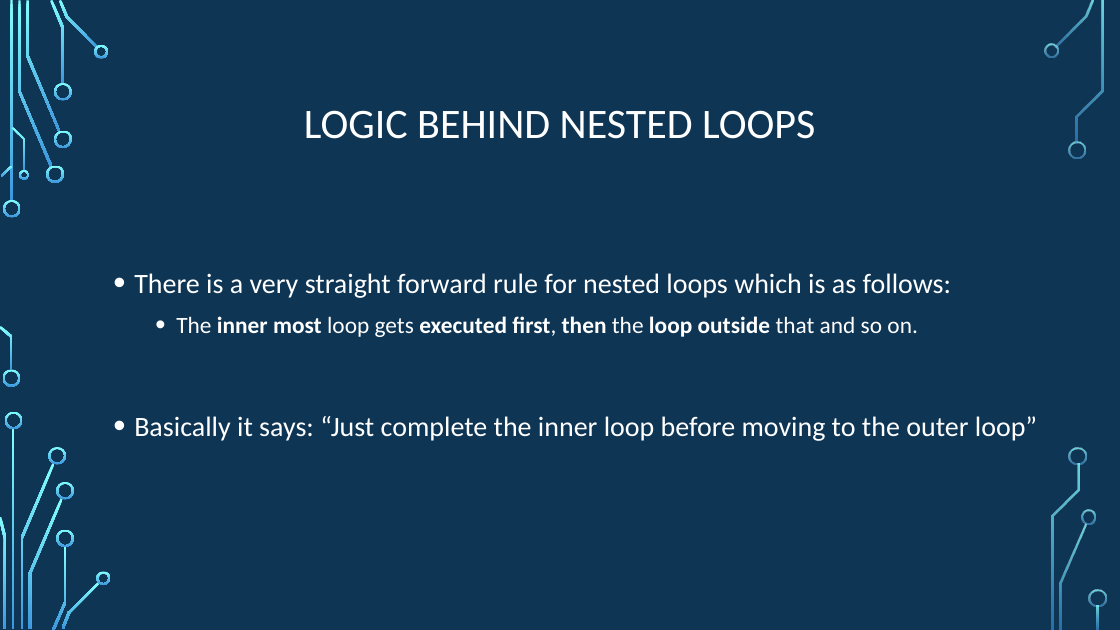
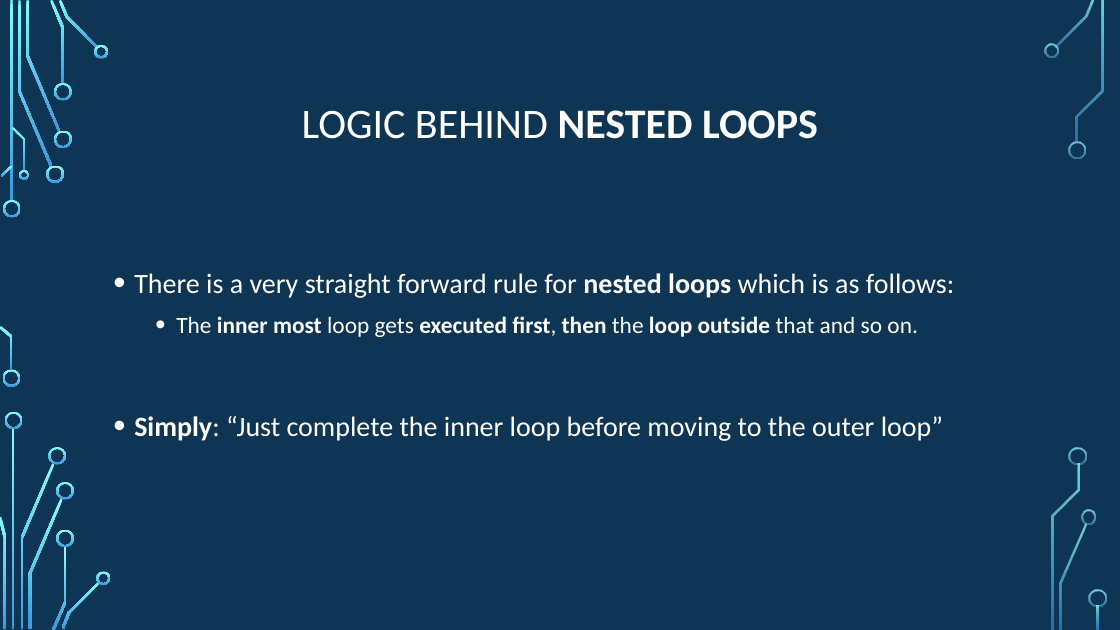
Before and after one commit to psypdt/ZIS_C-_Summer_Course_2019, a slide deck: slide 47 of Day_3/Day_3.pptx. Drawn at 1120x630 pixels with LibreOffice and Linux fonts; fonts in the diff are those of the drawing; background and template pictures are left out. Boxes give left, top, right and bottom in pixels: in the first picture for what was removed or moved away, otherwise in the second. Text is boxed around its words. In the diff, an @@ line names an element or a change of style, - is before the commit and + after.

```diff
--- a/Day_3/Day_3.pptx
+++ b/Day_3/Day_3.pptx
@@ title "LOGIC BEHIND NESTED LOOPS" at (302, 110, 818, 139): bold on in "NESTED LOOPS" @@
@@ text at (134, 273, 954, 298): bold on in "nested loops" @@
@@ text at (134, 416, 943, 441): text changed @@
-• Basically it says: “Just complete the inner loop before moving to the outer loop”
+• Simply: “Just complete the inner loop before moving to the outer loop”
```
Also in this commit, not shown: 22 other slides changed, 4 slides added.
